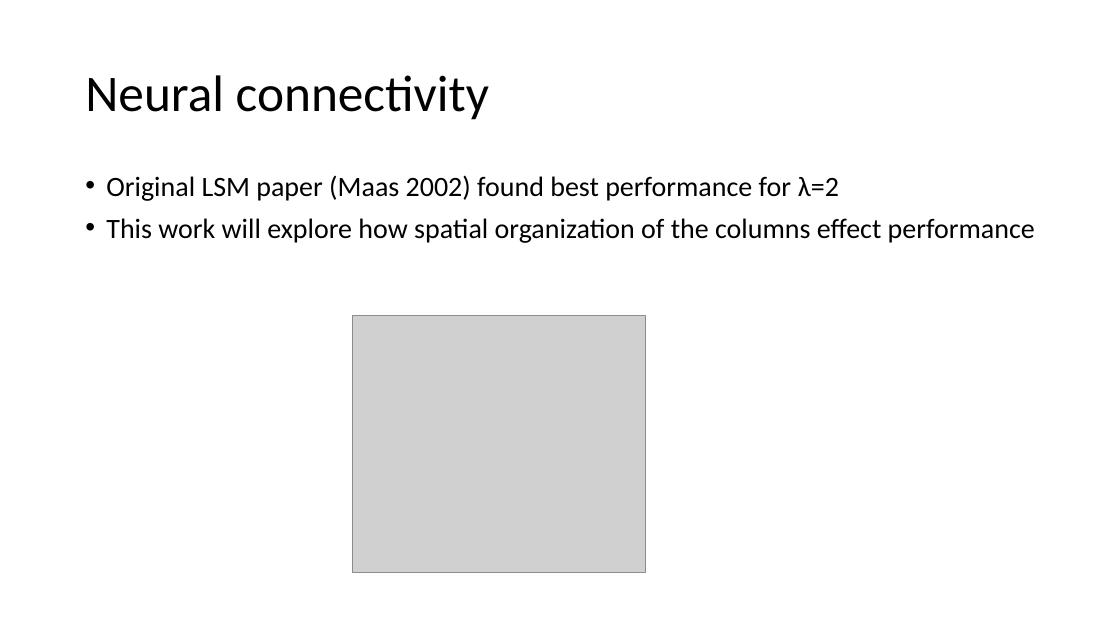
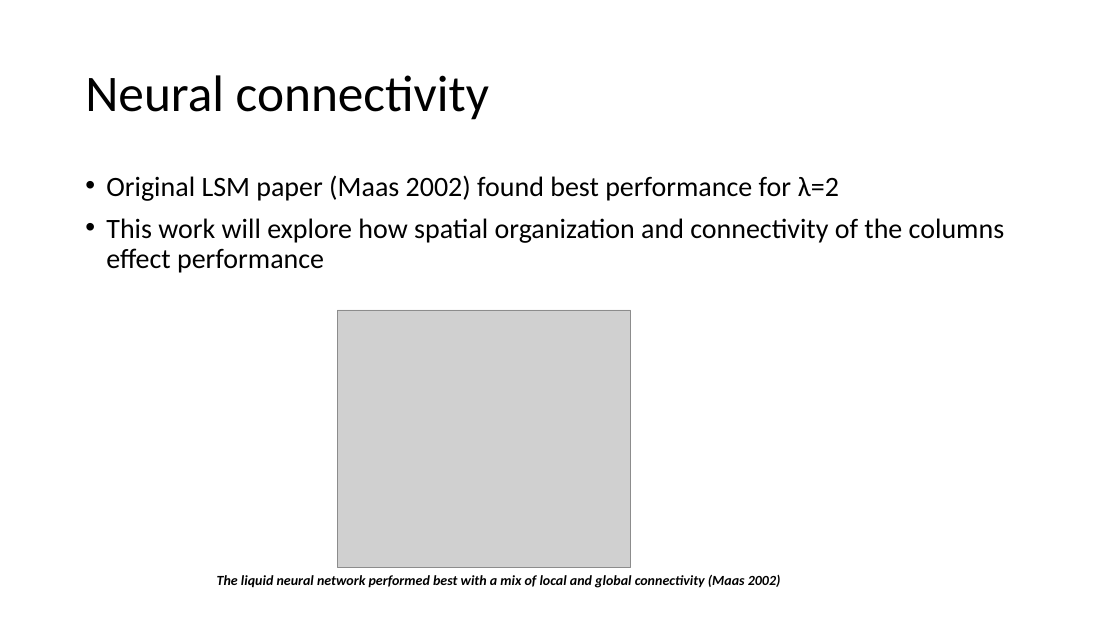
Before and after one commit to vbaker145/neuron, a slide deck: slide 12 of thesis/oral_qual/Oral Qual Presentation.pptx (slide 6 before the commit). Drawn at 1120x630 pixels with LibreOffice and Linux fonts; fonts in the diff are those of the drawing; grey boxes stand for pictures; background and template pictures are left out. Boxes give left, top, right and bottom in pixels: in the first picture for what was removed or moved away, otherwise in the second. Text is boxed around its words. In the diff, an @@ line names an element or a change of style, - is before the commit and + after.

Commit message:
Oral qual presentation with new distance figures

```diff
--- a/thesis/oral_qual/Oral Qual Presentation.pptx
+++ b/thesis/oral_qual/Oral Qual Presentation.pptx
@@ text at <box>106,218,1005,273</box>: text changed @@
-• This work will explore how spatial organization of the columns effect performance
+• This work will explore how spatial organization and connectivity of the columns effect performance
@@ picture: place and size @@
-picture at <box>352,315,645,572</box>
+picture at <box>338,310,631,567</box>
@@ text added at <box>217,575,781,588</box>, 12 pt, text #000000, bold, italic @@
+The liquid neural network performed best with a mix of local and global connectivity (Maas 2002)
```
Also in this commit, not shown: 3 other slides changed, 10 slides added, 2 slides removed, 10 other files.
